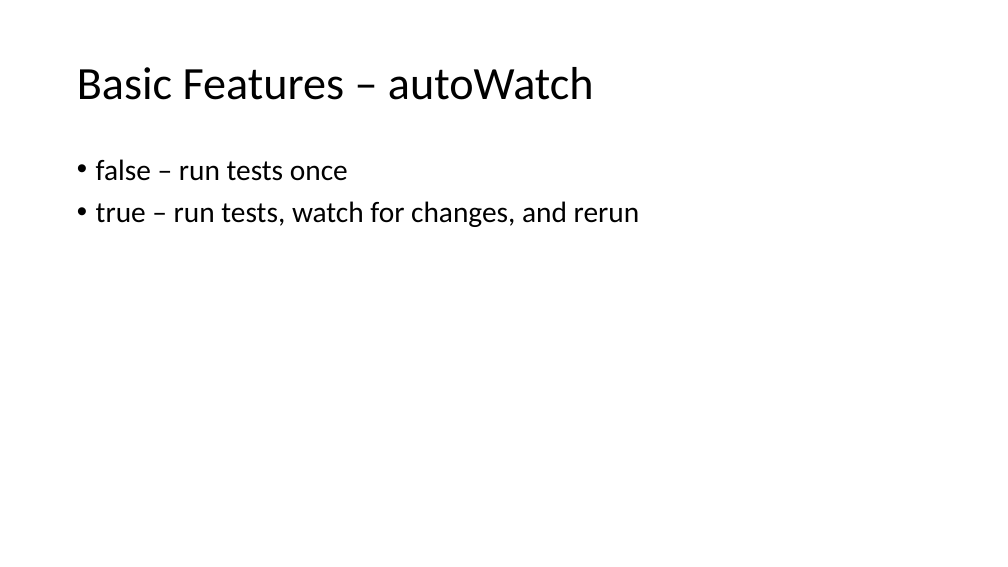
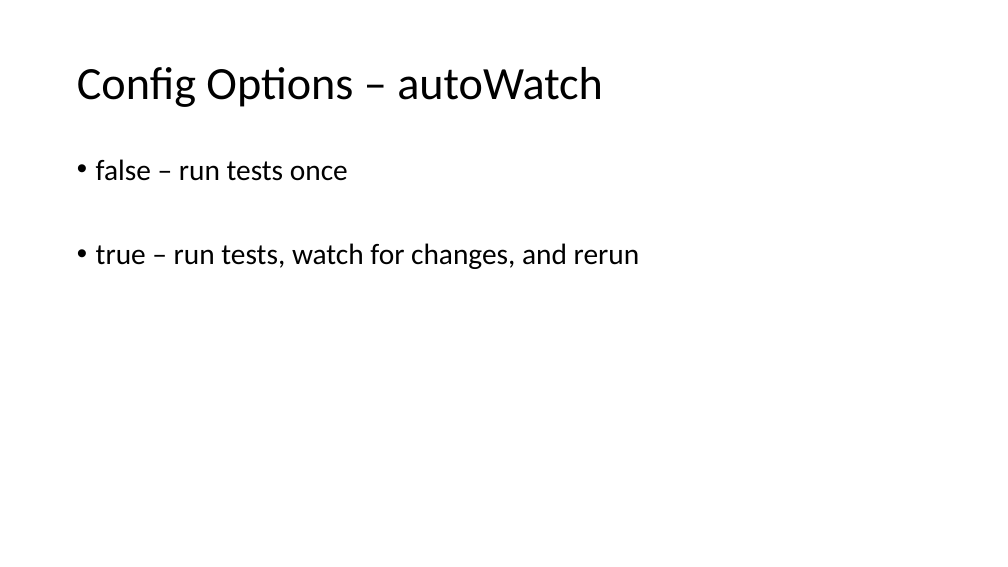
Before and after one commit to phillipskevin/karma-demo, a slide deck: slide 10 of karma-demo-slides.pptx (slide 12 before the commit). Drawn at 1008x567 pixels with LibreOffice and Linux fonts; fonts in the diff are those of the drawing. Boxes give left, top, right and bottom in pixels: in the first picture for what was removed or moved away, otherwise in the second. Text is boxed around its words. In the diff, an @@ line names an element or a change of style, - is before the commit and + after.

```diff
--- a/karma-demo-slides.pptx
+++ b/karma-demo-slides.pptx
@@ title at (77, 67, 603, 107): text changed @@
-Basic Features – autoWatch
+Config Options – autoWatch
@@ text "false – run tests once" rewrapped from (96, 159, 640, 227) to (96, 159, 640, 269) @@
```
Also in this commit, not shown: 11 other slides changed, 1 slide added, 4 slides removed.
